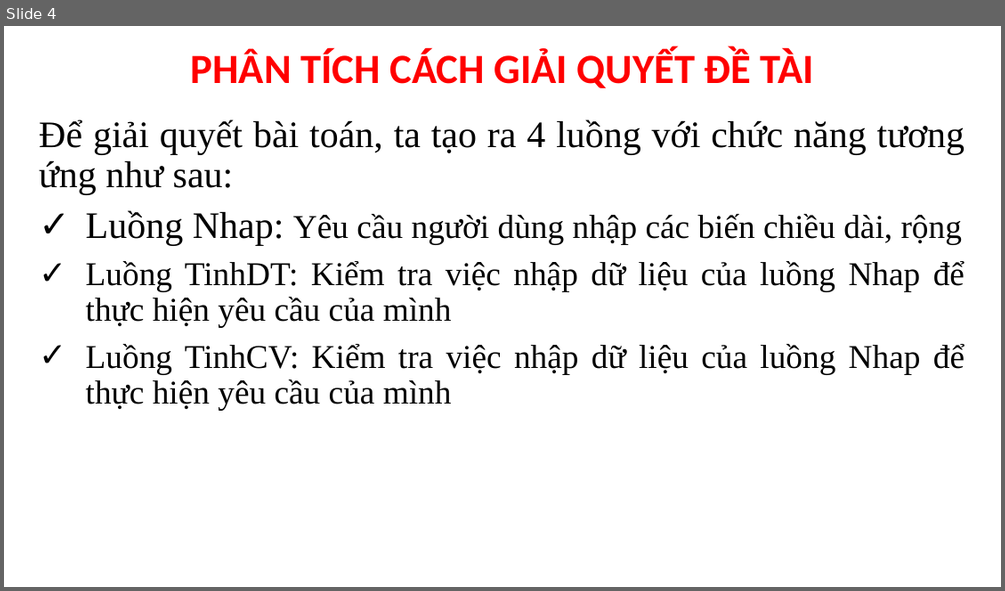
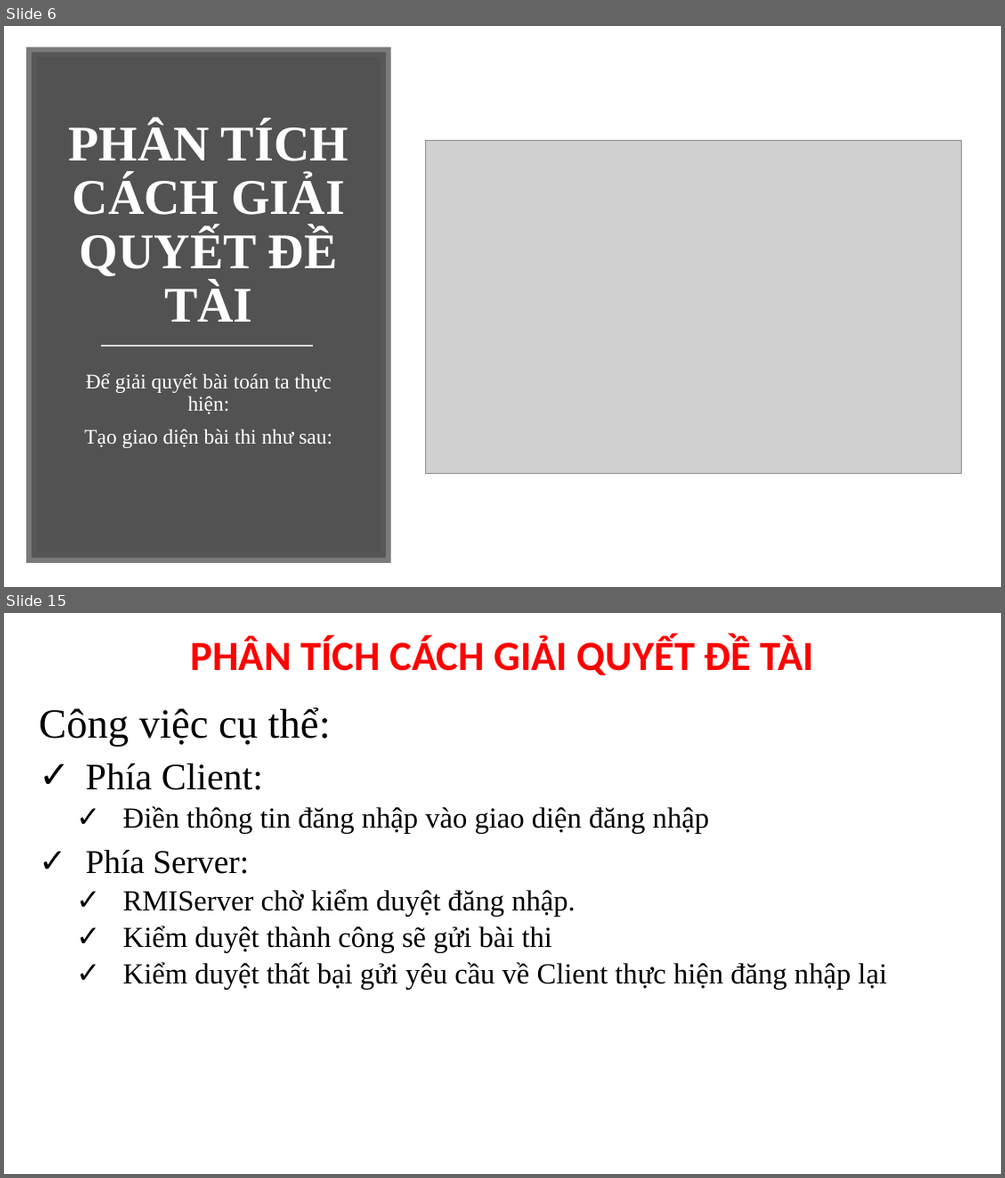
Before and after one commit to brucelee7/exam, a slide deck: SLIDE BAO CAO DE TAI.pptx. Shown one above the other, each under a label of ours: slide 4 before the commit, slides 6 and 15 after it; the slides between them are not shown. The pictures are 1005x591 and 1005x1178 pixels, drawn with LibreOffice and Linux fonts; fonts in the diff are those of the drawing; grey boxes stand for pictures. Boxes give left, top, right and bottom in pixels: in the first picture for what was removed or moved away, otherwise in the second. Text is boxed around its words. In the diff, an @@ line names an element or a change of style, - is before the commit and + after.

```diff
--- a/SLIDE BAO CAO DE TAI.pptx
+++ b/SLIDE BAO CAO DE TAI.pptx
@@ slide 15 added at (4, 613, 1001, 1174), background #FFFFFF @@
@@ text added at (191, 635, 814, 675), 40 pt, text #FF0000, bold @@
+PHÂN TÍCH CÁCH GIẢI QUYẾT ĐỀ TÀI
@@ subtitle added at (39, 707, 887, 989), 28 pt, text #000000 @@
+Công việc cụ thể:
+✓ Phía Client:
+  ✓ Điền thông tin đăng nhập vào giao diện đăng nhập
+✓ Phía Server:
+  ✓ RMIServer chờ kiểm duyệt đăng nhập.
+  ✓ Kiểm duyệt thành công sẽ gửi bài thi
+  ✓ Kiểm duyệt thất bại gửi yêu cầu về Client thực hiện đăng nhập lại
@@ what was slide 4 is now slide 6 @@
@@ slide 6 changed as well @@
@@ rectangle added at (32, 52, 386, 557), fill #404040 at 90% opacity, outline #595959 10 pt @@
@@ text "PHÂN TÍCH CÁCH GIẢI QUYẾT ...": place and size @@
-text "PHÂN TÍCH CÁCH GIẢI QUYẾT ..." at (191, 48, 814, 88)
+text "PHÂN TÍCH CÁCH GIẢI QUYẾT ..." at (69, 122, 348, 321)
@@ text "PHÂN TÍCH CÁCH GIẢI QUYẾT ..." at (69, 122, 348, 321): size 40 to 48 pt, font Calibri to Times New Roman, text colour #FF0000 to #FFFFFF; more space between paragraphs @@
@@ picture added at (426, 140, 962, 473) @@
@@ line added from (101, 346) to (313, 346), #D9D9D9 1.75 pt @@
@@ subtitle at (84, 373, 332, 448): text changed; size 32 to 20 pt; text colour #000000 to #FFFFFF @@
-Để giải quyết bài toán, ta tạo ra 4 luồng với chức năng tương ứng như sau:
-✓ Luồng Nhap: Yêu cầu người dùng nhập các biến chiều dài, rộng
-✓ Luồng TinhDT: Kiểm tra việc nhập dữ liệu của luồng Nhap để thực hiện yêu cầu của mình
-✓ Luồng TinhCV: Kiểm tra việc nhập dữ liệu của luồng Nhap để thực hiện yêu cầu của mình
+Để giải quyết bài toán ta thực hiện:
+Tạo giao diện bài thi như sau:
```
Also in this commit, not shown: 3 other slides changed, 18 other slides added, 7 slides removed.
